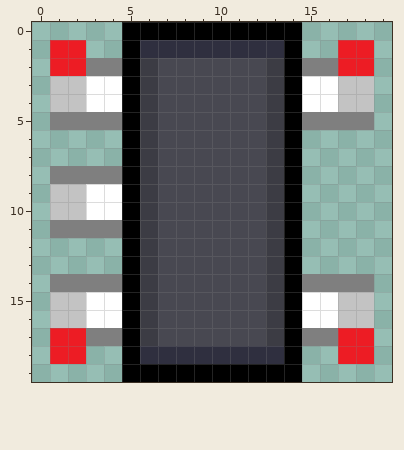
Pixel-art sprite: UCBeditor/element/solid/Ic/SOT-23-5.png. Above: the version before the commit.
The file is 20x20 pixels.
Once edited:
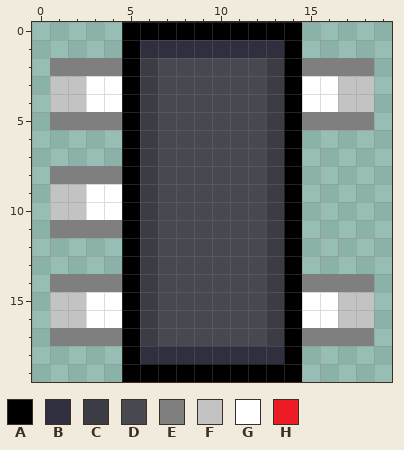
Palette (. is transparent): A #000000  B #2f2f3f  C #3c3c44  D #484851  E #7f7f7f  F #c3c3c3  G #ffffff  H #ed1c24
Changes in this commit:
@@ x 0..19 @@
  0 .....AAAAAAAAAA.....
- 1 .HH..ABBBBBBBBA..HH.
- 2 .HHEEACDDDDDDCAEEHH.
+ 1 .....ABBBBBBBBA.....
+ 2 .EEEEACDDDDDDCAEEEE.
  3 .FFGGACDDDDDDCAGGFF.
@@ x 0..19 @@
 16 .FFGGACDDDDDDCAGGFF.
-17 .HHEEACDDDDDDCAEEHH.
-18 .HH..ABBBBBBBBA..HH.
+17 .EEEEACDDDDDDCAEEEE.
+18 .....ABBBBBBBBA.....
 19 .....AAAAAAAAAA.....
